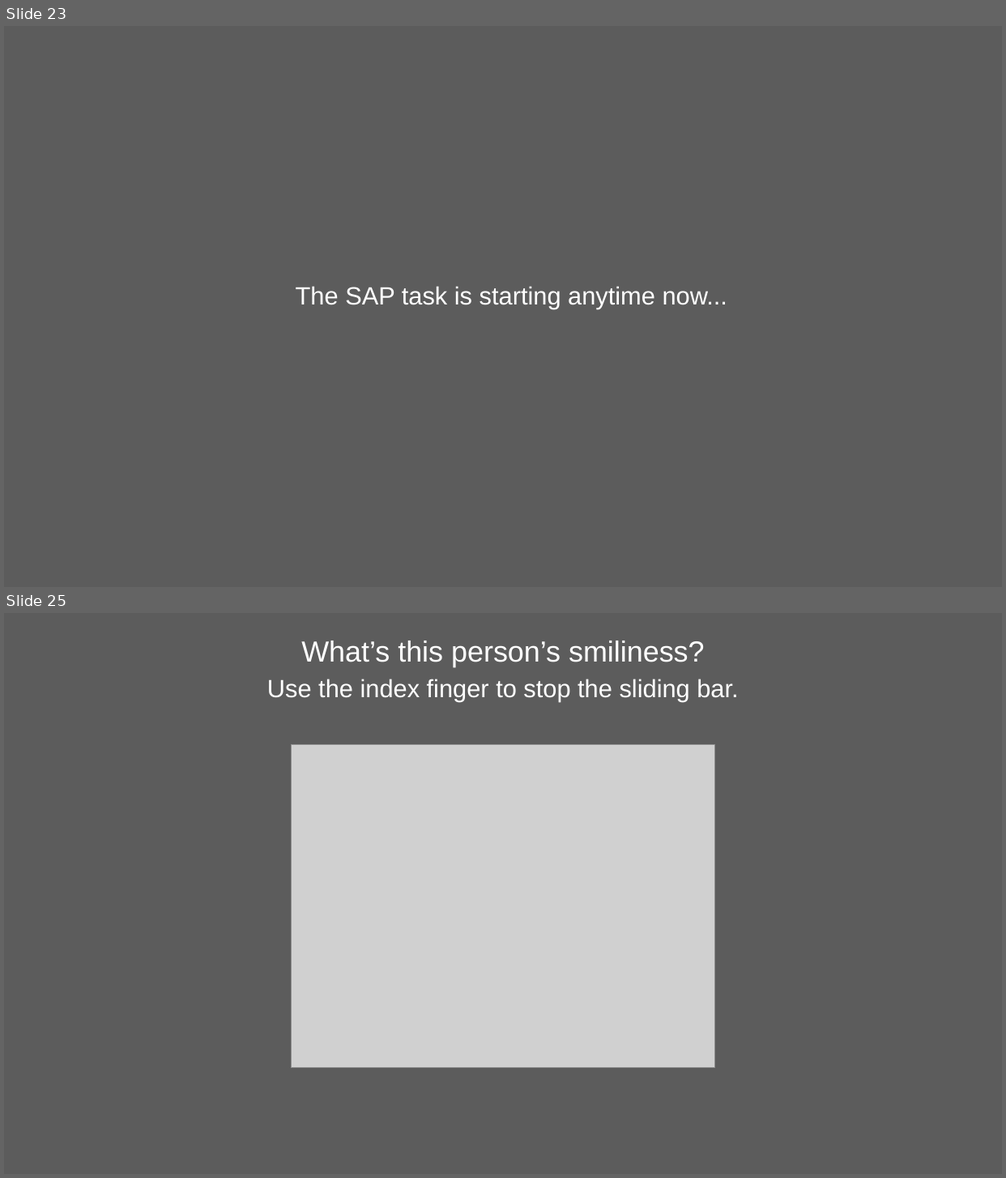
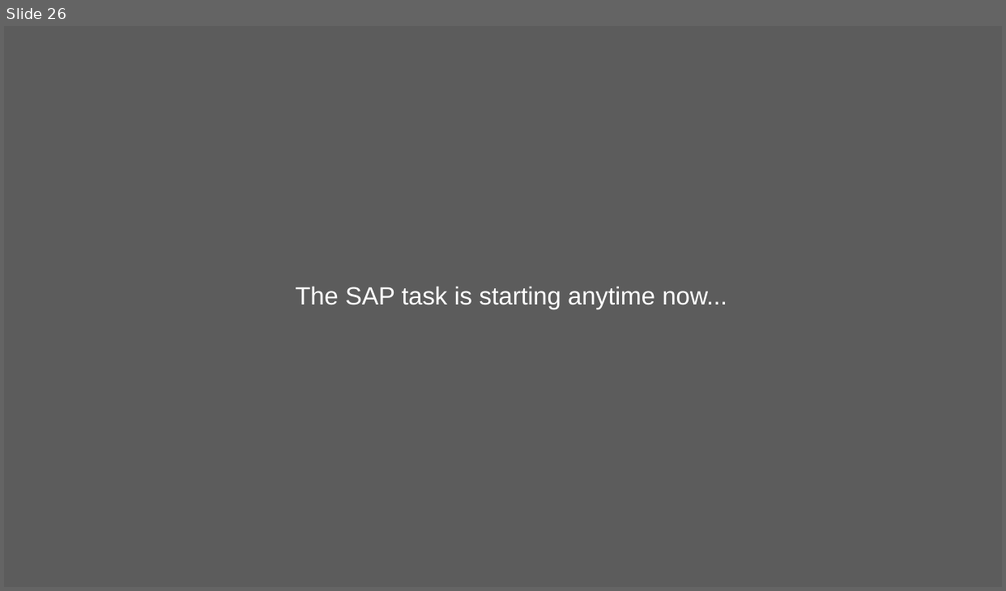
Before and after one commit to kwellstein/social_affective_prediction_task, a slide deck: task/stimuli/originals_SAP_Task.pptx. Shown one above the other, each under a label of ours: slides 23 and 25 before the commit, slide 26 after it; the slides between them are not shown. The pictures are 1006x1178 and 1006x591 pixels, drawn with LibreOffice and Linux fonts; fonts in the diff are those of the drawing; grey boxes stand for pictures. Boxes give left, top, right and bottom in pixels: in the first picture for what was removed or moved away, otherwise in the second. Text is boxed around its words. In the diff, an @@ line names an element or a change of style, - is before the commit and + after.

```diff
--- a/task/stimuli/originals_SAP_Task.pptx
+++ b/task/stimuli/originals_SAP_Task.pptx
@@ slide 25 removed at <box>4,613,1002,1174</box>, background #5C5C5C @@
@@ text removed at <box>301,641,705,666</box> @@
-What’s this person’s smiliness?
@@ text removed at <box>267,679,738,702</box> @@
-Use the index finger to stop the sliding bar.
@@ picture removed at <box>292,745,715,1068</box> @@
@@ what was slide 23 is now slide 26 @@
```
Also in this commit, not shown: 5 slides changed, 16 slides added, 30 other slides removed, 50 other files.
